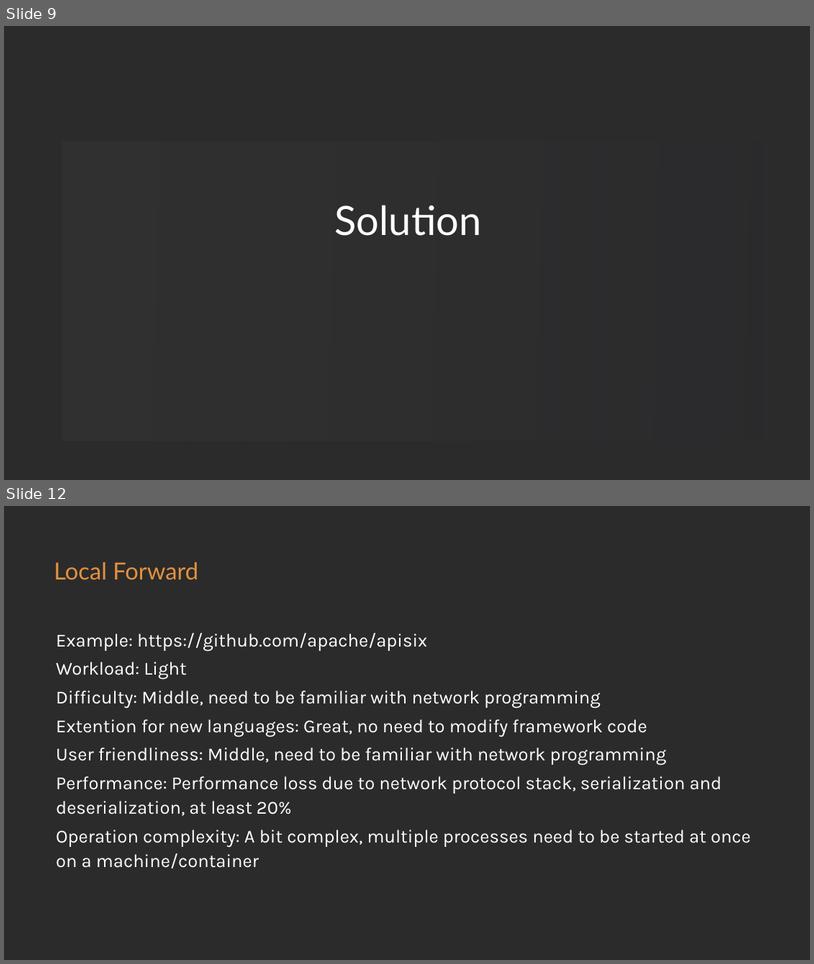
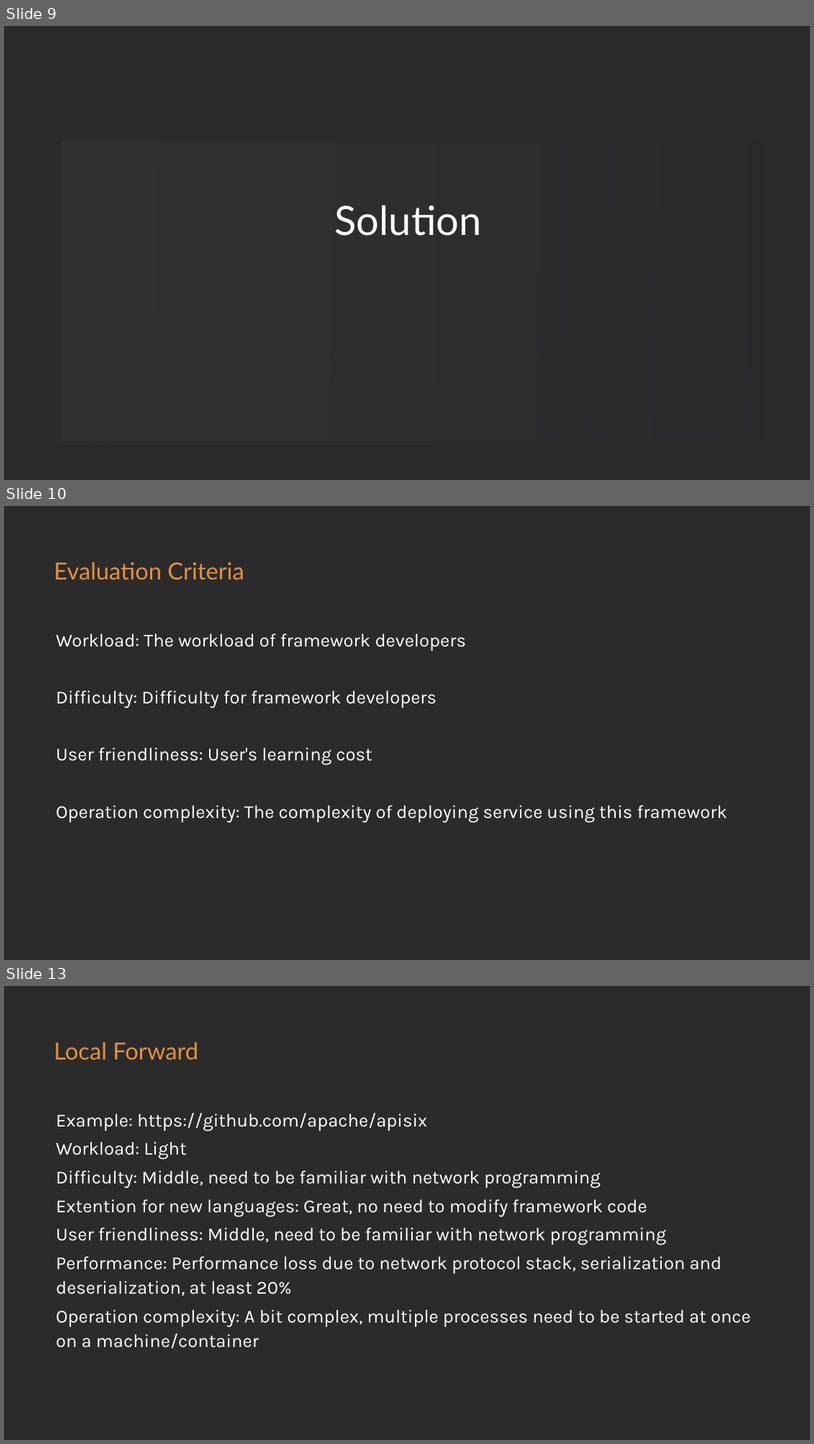
Before and after one commit to loongs-zhang/ACOCA2024-PlayWithWASM, a slide deck: PlayWithWASM.pptx. Shown one above the other, each under a label of ours: slides 9 and 12 before the commit, slides 9, 10 and 13 after it; the slides between them are not shown. The pictures are 814x964 and 814x1444 pixels, drawn with LibreOffice and Linux fonts; fonts in the diff are those of the drawing; background and template pictures are left out; a plain dark background stands for a picture behind light text. Boxes give left, top, right and bottom in pixels: in the first picture for what was removed or moved away, otherwise in the second. Text is boxed around its words. In the diff, an @@ line names an element or a change of style, - is before the commit and + after.

```diff
--- a/PlayWithWASM.pptx
+++ b/PlayWithWASM.pptx
@@ slide 10 added at <box>4,506,810,960</box>, background picture (left out) @@
@@ text added at <box>54,562,244,580</box>, 56 pt, text gradient #E3913F to #732D79 @@
+Evaluation Criteria
@@ text added at <box>56,633,728,822</box>, 44 pt, text #FFFFFF @@
+Workload: The workload of framework developers
+Difficulty: Difficulty for framework developers
+User friendliness: User's learning cost
+Operation complexity: The complexity of deploying service using this framework
@@ what was slide 12 is now slide 13 @@
```
Also in this commit, not shown: 6 slides changed, 13 other files.
